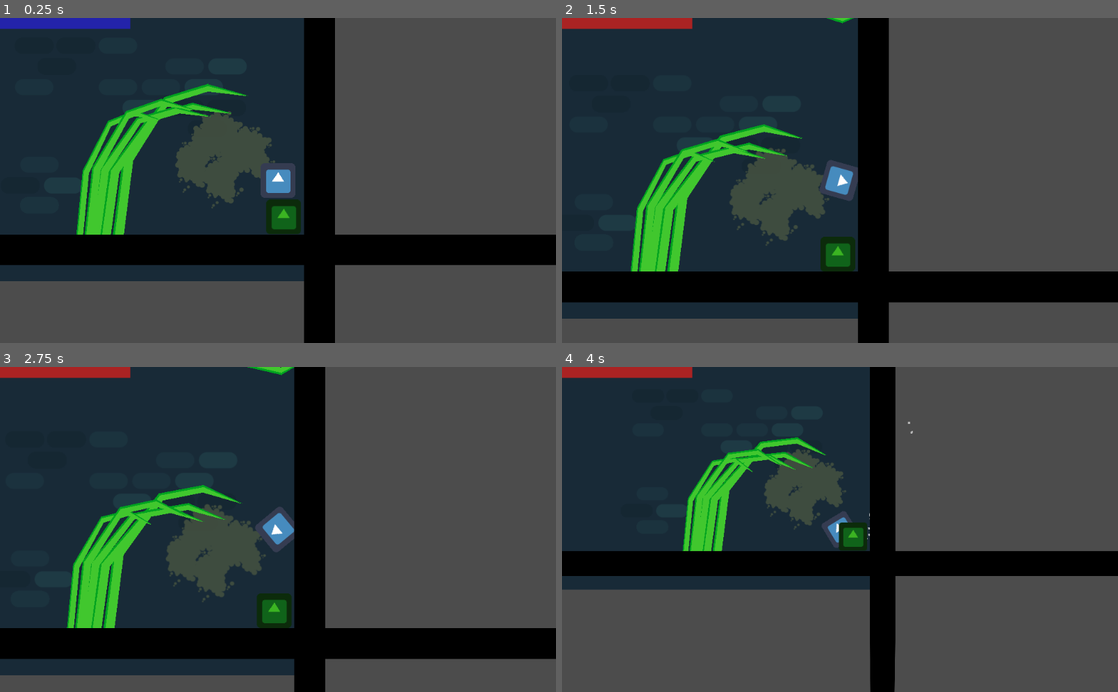
Above: before the commit, frames 1-4 (two rows, left to right).
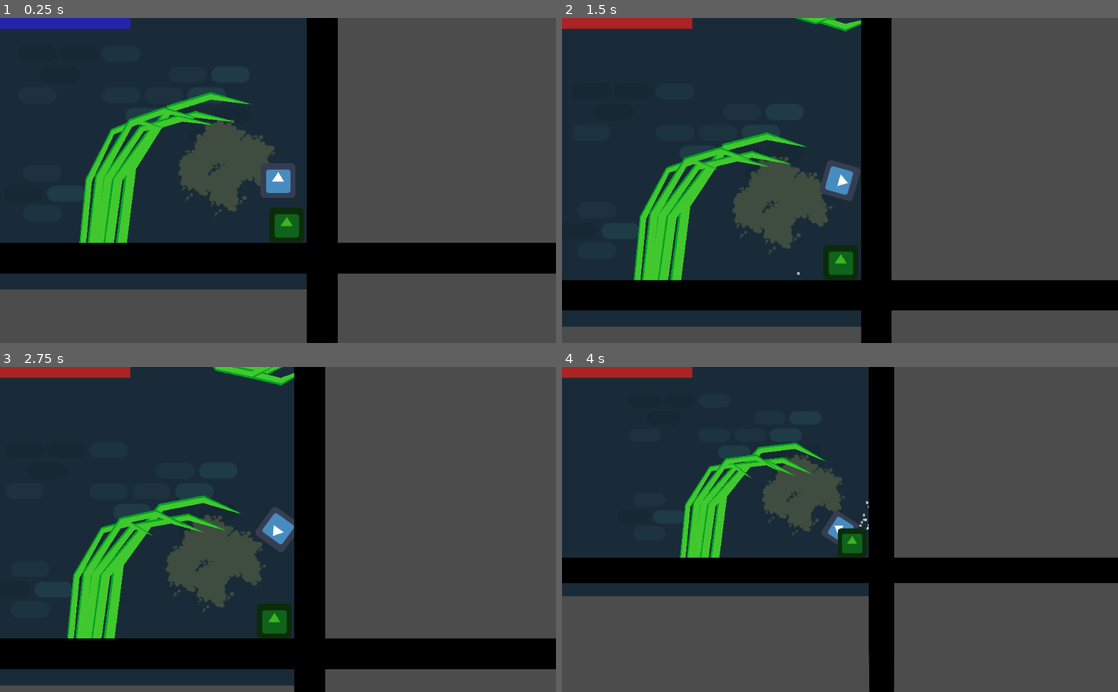
Above: after the commit, the same moments.

Repository: ChibiDenDen/Jook
Game: Godot game, scene res://Scenes/PhysicsGame.tscn
The game is run twice, just before and just after one commit, with the same random seed, the same clock (stepped at 60 frames per second) and the same inputs. The engine's default icon, where the game draws it, is replaced by a stand-in: a white triangle on a blue panel in a dark square.
Inputs (mouse positions are in pixels of both pictures, inside the frame that each line leads up to):
- Up to frame 1 (0.25 s): no input
- Up to frame 2 (1.5 s): move the mouse to (678, 248) at 0.52 s; hold Right (ui_right) from 0.53 s (still down); click (678, 248) at 0.67 s; tap Up (ui_up) at 0.77 s; move the mouse to (667, 278) at 1.27 s; click (667, 278) at 1.42 s
- Up to frame 3 (2.75 s): tap Up (ui_up) at 1.52 s; move the mouse to (83, 643) at 2.02 s; release Right (ui_right) at 2.03 s; hold Left (ui_left) from 2.03 s (still down); click (83, 643) at 2.17 s
- Up to frame 4 (4 s): move the mouse to (628, 640) at 2.77 s; release Left (ui_left) at 2.78 s; hold Right (ui_right) from 2.78 s (still down); click (628, 640) at 2.92 s; tap Up (ui_up) at 3.02, 3.77 s; move the mouse to (656, 601) at 3.52 s; click (656, 601) at 3.67 s

The runs differ from the first frame. In frame 1, 12% of the frame differs, in the area x 0-100%, y 0-100%; in frame 2, 12%; in frame 3, 13%, in the area x 0-100%, y 0-99%; in frame 4, 8.4%.

Commit message:
Added water

Diff:
--- /dev/null
+++ b/Objects/Obstacles/Water/Water.shader
@@ -0,0 +1,62 @@
+shader_type canvas_item;
+
+uniform vec4 shadow_color : hint_color;
+
+uniform float tile_factor = 10.0;
+uniform float aspect_ratio = 0.5;
+
+uniform sampler2D texture_offset_uv : hint_black;
+uniform vec2 texture_offset_scale = vec2(0.2, 0.2);
+uniform float texture_offset_height = 0.1;
+
+uniform float texture_offset_time_scale = 0.05;
+
+uniform float sine_time_scale = 0.44;
+uniform vec2 sine_offset_scale = vec2(0.4, 0.4);
+uniform float sine_wave_size = 0.01;
+
+uniform vec2 scale = vec2(1.0, 1.0);
+
+
+vec2 calculate_sine_wave(float time, float multiplier, vec2 uv, vec2 offset_scale) {
+	float time_multiplied = time * multiplier;
+	float unique_offset = uv.x + uv.y;
+	return vec2(
+		sin(time_multiplied + unique_offset * offset_scale.x),
+		cos(time_multiplied + unique_offset * offset_scale.y)
+	);
+}
+
+
+void fragment() {
+	vec2 base_uv_offset = UV * texture_offset_scale;
+	base_uv_offset += TIME * texture_offset_time_scale;
+
+	vec2 adjusted_uv = UV * tile_factor;
+	adjusted_uv.y *= aspect_ratio;
+
+	vec2 texture_based_offset = texture(texture_offset_uv, base_uv_offset).rg * 2.0 - 1.0;
+	vec2 sine_offset = calculate_sine_wave(TIME, sine_time_scale, adjusted_uv, sine_offset_scale);
+
+	vec2 sine_uv_offset = sine_offset * sine_wave_size;
+	vec2 final_waves_uvs = adjusted_uv + texture_based_offset * texture_offset_height + sine_uv_offset;
+	float water_height = (sine_offset.y + texture_based_offset.y) * 0.5;
+
+	vec4 color = textureLod(SCREEN_TEXTURE, SCREEN_UV + sine_uv_offset, 0.0);
+
+	float near_top = (UV.y + sine_uv_offset.y) / (0.2/scale.y);
+	near_top = clamp(near_top, 0.0, 1.0);
+	near_top = 1.0 - near_top;
+	color = mix(color, vec4(1.0), near_top);
+	if (near_top > 0.6) {
+		color.a = 0.0;
+		if (near_top < 0.7) {
+			color.a = (0.7 - near_top)/ (0.06 - near_top);
+		}
+	}
+
+	float alpha = color.a;
+	color = mix(textureLod(SCREEN_TEXTURE, SCREEN_UV, 0.0), color * 2.0, 0.7);
+	color.a = alpha;
+	COLOR = color;
+}
--- /dev/null
+++ b/Objects/Obstacles/Water/Water.tscn
@@ -0,0 +1,23 @@
+[gd_scene load_steps=5 format=2]
+
+[ext_resource path="res://icon.png" type="Texture" id=1]
+[ext_resource path="res://Objects/Obstacles/Water/water_uv_offset.png" type="Texture" id=2]
+[ext_resource path="res://Objects/Obstacles/Water/Water.shader" type="Shader" id=4]
+
+[sub_resource type="ShaderMaterial" id=2]
+shader = ExtResource( 4 )
+shader_param/shadow_color = null
+shader_param/tile_factor = 10.0
+shader_param/aspect_ratio = 0.5
+shader_param/texture_offset_scale = Vector2( 0.2, 0.2 )
+shader_param/texture_offset_height = 0.1
+shader_param/texture_offset_time_scale = 0.05
+shader_param/sine_time_scale = 0.44
+shader_param/sine_offset_scale = Vector2( 0.4, 0.4 )
+shader_param/sine_wave_size = 0.02
+shader_param/scale = Vector2( 9.274, 4.362 )
+shader_param/texture_offset_uv = ExtResource( 2 )
+
+[node name="ColorRect" type="Sprite"]
+material = SubResource( 2 )
+texture = ExtResource( 1 )
--- a/Scenes/PhysicsGame.tscn
+++ b/Scenes/PhysicsGame.tscn
@@ -9,31 +9,32 @@
 [ext_resource path="res://Objects/PowerUps/Fuel/Fuel.tscn" type="PackedScene" id=7]
 [ext_resource path="res://Objects/RotatingObstacles.gd" type="Script" id=8]
 [ext_resource path="res://Resources/sewerbackground-01.png" type="Texture" id=9]
+[ext_resource path="res://Objects/Obstacles/Water/Water.tscn" type="PackedScene" id=10]
 
 [node name="PhysicsGame" type="Node2D"]
 
 [node name="Background" type="Sprite" parent="."]
 position = Vector2( 570, 250 )
-z_index = -1
+z_index = -10
 texture = ExtResource( 9 )
 
 [node name="Background2" type="Sprite" parent="."]
 position = Vector2( -1984, 248 )
-z_index = -1
+z_index = -10
 texture = ExtResource( 9 )
 
 [node name="Background3" type="Sprite" parent="."]
 position = Vector2( -1984, -1192 )
-z_index = -1
+z_index = -10
 texture = ExtResource( 9 )
 
 [node name="Background4" type="Sprite" parent="."]
 position = Vector2( 570, -1192 )
-z_index = -1
+z_index = -10
 texture = ExtResource( 9 )
 
 [node name="Player" parent="." instance=ExtResource( 1 )]
-position = Vector2( 1760, 784 )
+position = Vector2( 1754.52, 768.933 )
 thrust = Vector2( 0, -300 )
 torque = 2500
 fuel_fill_time = 0.75
@@ -96,12 +97,12 @@
 scale = Vector2( 0.890297, -6.26425 )
 
 [node name="Wall49" parent="Walls" instance=ExtResource( 2 )]
-position = Vector2( -2080, -408 )
+position = Vector2( -1094.67, -614.689 )
 rotation = 1.56423
 scale = Vector2( 0.890297, -6.26425 )
 
 [node name="Wall50" parent="Walls" instance=ExtResource( 2 )]
-position = Vector2( -1928, -408 )
+position = Vector2( -1920.87, -539.853 )
 rotation = 1.56423
 scale = Vector2( 0.890297, -6.26425 )
 
@@ -124,6 +125,7 @@
 position = Vector2( -2104, -56 )
 rotation = 1.56423
 scale = Vector2( 0.890297, -6.26425 )
+z_index = 11
 
 [node name="Wall37" parent="Walls" instance=ExtResource( 2 )]
 position = Vector2( -608, 24 )
@@ -190,30 +192,31 @@
 scale = Vector2( 0.89, 5 )
 
 [node name="Wall27" parent="Walls" instance=ExtResource( 2 )]
-position = Vector2( -1736, -424 )
+position = Vector2( -1725.31, -199.494 )
 scale = Vector2( 0.89, 5 )
+z_index = 11
 
 [node name="Wall31" parent="Walls" instance=ExtResource( 2 )]
-position = Vector2( -912, -1040 )
-scale = Vector2( 0.872, 14 )
+position = Vector2( -922.691, -1097.02 )
+scale = Vector2( 1.03314, 8.9922 )
+
+[node name="Wall32" parent="Walls" instance=ExtResource( 2 )]
+position = Vector2( -666.112, -423.498 )
+rotation = -0.923211
+scale = Vector2( 0.969845, 10.2302 )
 
 [node name="Wall28" parent="Walls" instance=ExtResource( 2 )]
-position = Vector2( -1648, -624 )
-rotation = 0.86633
+position = Vector2( -1644.44, -577.673 )
+rotation = 1.23435
 scale = Vector2( 0.874825, 3.96021 )
 
 [node name="Wall29" parent="Walls" instance=ExtResource( 2 )]
-position = Vector2( -1440, -704 )
+position = Vector2( -1422.18, -613.128 )
 rotation = 1.5708
 scale = Vector2( 0.89, 5 )
 
 [node name="Wall30" parent="Walls" instance=ExtResource( 2 )]
-position = Vector2( -1256, -704 )
-rotation = 1.5708
-scale = Vector2( 0.89, 5 )
-
-[node name="Wall32" parent="Walls" instance=ExtResource( 2 )]
-position = Vector2( -1072, -864 )
+position = Vector2( -1238.18, -613.128 )
 rotation = 1.5708
 scale = Vector2( 0.89, 5 )
 
@@ -265,6 +268,7 @@
 [node name="Wall4" parent="Walls" instance=ExtResource( 2 )]
 position = Vector2( -2296, -32 )
 scale = Vector2( 0.890297, -42.5497 )
+z_index = 11
 
 [node name="Wall5" parent="Walls" instance=ExtResource( 2 )]
 position = Vector2( 1836.12, -42.0096 )
@@ -298,7 +302,7 @@
 position = Vector2( -591.689, 843.275 )
 
 [node name="Checkpoint5" parent="Checkpoints" instance=ExtResource( 3 )]
-position = Vector2( -1800, -480 )
+position = Vector2( -1880.18, -602.944 )
 
 [node name="Obstacles" type="Node" parent="."]
 
@@ -1186,6 +1190,11 @@
 scale = Vector2( 0.815912, 0.9331 )
 z_index = -1
 
+[node name="Water" parent="Obstacles" instance=ExtResource( 10 )]
+position = Vector2( -2021.74, -204.405 )
+scale = Vector2( 9.27363, 4.36202 )
+z_index = 10
+
 [node name="RotatingObstacles" type="Node" parent="."]
 script = ExtResource( 8 )
 
@@ -1296,7 +1305,7 @@
 position = Vector2( -64, -1232 )
 
 [node name="Fuel5" parent="PowerUps" instance=ExtResource( 7 )]
-position = Vector2( -1048, -840 )
+position = Vector2( -1153.13, -766.946 )
 
 [node name="Fuel6" parent="PowerUps" instance=ExtResource( 7 )]
 position = Vector2( -968, 288 )
--- a/project.godot
+++ b/project.godot
@@ -7,11 +7,6 @@
 ;   param=value ; assign values to parameters
 
 config_version=4
-
-_global_script_classes=[  ]
-_global_script_class_icons={
-
-}
 
 [application]
 
@@ -42,4 +37,5 @@
 
 [rendering]
 
+quality/intended_usage/framebuffer_allocation=0
 environment/default_environment="res://default_env.tres"
Binary file added: Objects/Obstacles/Water/water_uv_offset.png
Not shown: 1 places in Scenes/PhysicsGame.tscn that only renumber resources
